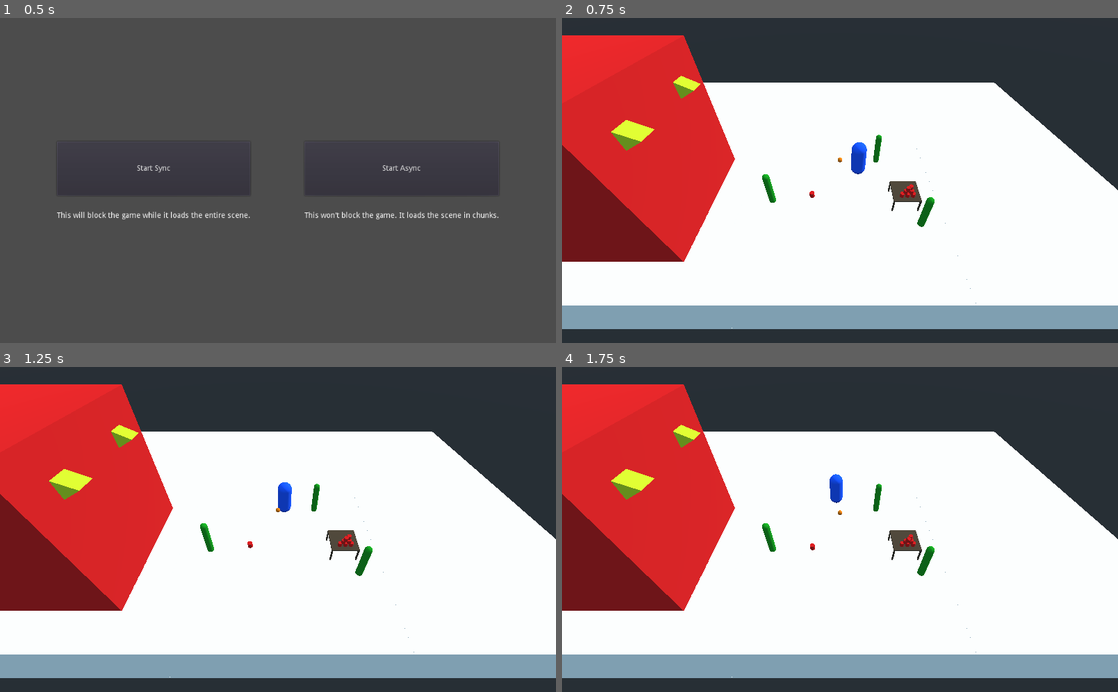
Above: before the commit, frames 1-4 (two rows, left to right).
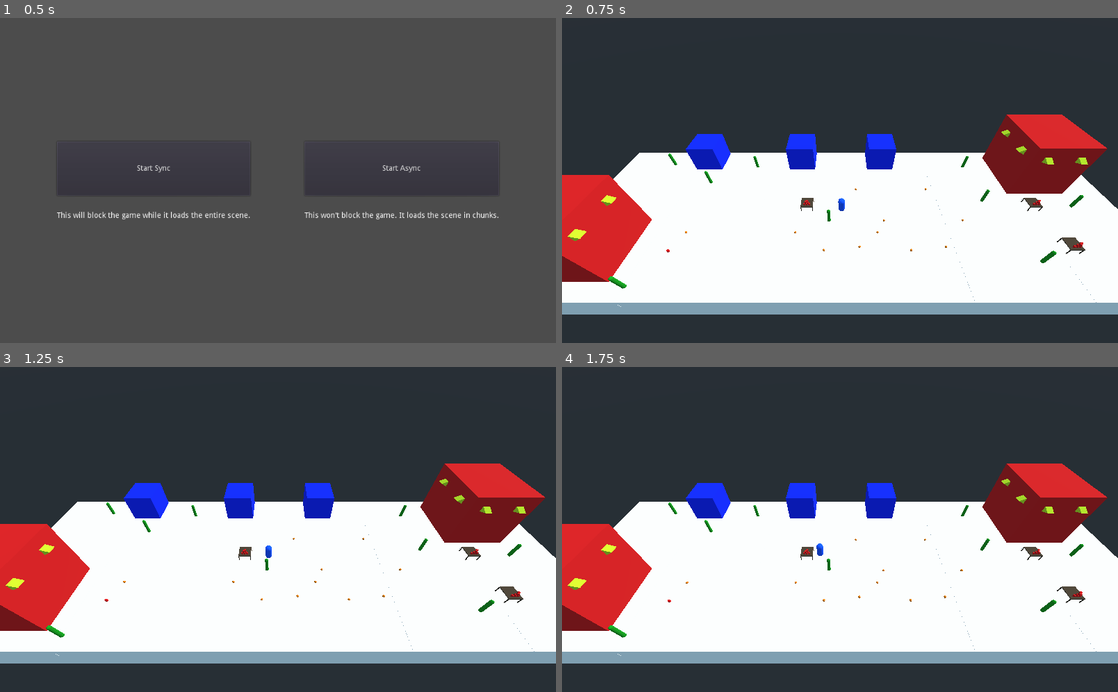
Above: after the commit, the same moments.

Repository: ImmersiveRPG/GodotAsyncLoader
Game: Godot game, scene res://src/Start/Start.tscn
Same seed, same stepped clock (60 frames per second), same inputs: the game is played once before the commit and once after it.
Inputs:
- Up to frame 1 (0.5 s): no input
- Up to frame 2 (0.75 s): click "Start Sync" at 0.5 s
- Up to frame 3 (1.25 s): no input
- Up to frame 4 (1.75 s): no input

Frame 1 is identical in both runs. In frame 2, 41% of the frame differs, in the area x 0-100%, y 5-96%; in frame 3, 41%; in frame 4, 41%.

Commit message:
Added more things to example scene

Diff:
--- /dev/null
+++ b/project/src/Buildings/House/House.tscn
@@ -0,0 +1,23 @@
+[gd_scene load_steps=4 format=2]
+
+[ext_resource path="res://src/Buildings/House/material.tres" type="Material" id=1]
+
+[sub_resource type="BoxShape" id=1]
+extents = Vector3( 50, 50, 50 )
+
+[sub_resource type="CubeMesh" id=3]
+material = ExtResource( 1 )
+size = Vector3( 100, 100, 100 )
+
+[node name="House" type="StaticBody" groups=[
+"building",
+]]
+
+[node name="CollisionShape" type="CollisionShape" parent="."]
+transform = Transform( 1, 0, 0, 0, 1, 0, 0, 0, 1, 0, 50, 0 )
+shape = SubResource( 1 )
+
+[node name="MeshInstance" type="MeshInstance" parent="."]
+transform = Transform( 1, 0, 0, 0, 1, 0, 0, 0, 1, 0, 50, 0 )
+mesh = SubResource( 3 )
+material/0 = null
--- /dev/null
+++ b/project/src/Buildings/House/material.tres
@@ -0,0 +1,4 @@
+[gd_resource type="SpatialMaterial" format=2]
+
+[resource]
+albedo_color = Color( 0, 0.133333, 1, 1 )
--- a/project/src/World/World.tscn
+++ b/project/src/World/World.tscn
@@ -7,6 +7,7 @@
 [ext_resource path="res://src/Furniture/Table/Table.tscn" type="PackedScene" id=5]
 [ext_resource path="res://src/Buildings/Barn/Barn.tscn" type="PackedScene" id=6]
 [ext_resource path="res://src/NPC/NPC.tscn" type="PackedScene" id=7]
+[ext_resource path="res://src/Buildings/House/House.tscn" type="PackedScene" id=8]
 
 [sub_resource type="SpatialMaterial" id=1]
 albedo_color = Color( 0.803922, 0.894118, 0.117647, 1 )
@@ -18,7 +19,7 @@
 [node name="World" type="Spatial"]
 
 [node name="Camera" type="Camera" parent="."]
-transform = Transform( 1, 0, 0, 0, 0.707107, 0.707107, 0, -0.707107, 0.707107, 0, 277, 233 )
+transform = Transform( 1, 0, 0, 0, 0.707107, 0.707107, 0, -0.707107, 0.707107, 414, 622, 343 )
 far = 2000.0
 
 [node name="Terrain" type="Spatial" parent="."]
@@ -40,18 +41,68 @@
 [node name="Terrain6" parent="Terrain" instance=ExtResource( 1 )]
 transform = Transform( 1, 0, 0, 0, 1, 0, 0, 0, 1, 300, -50, -300 )
 
+[node name="Terrain2" type="Spatial" parent="."]
+transform = Transform( 1, 0, 0, 0, 1, 0, 0, 0, 1, 900, 0, 0 )
+
+[node name="Terrain" parent="Terrain2" instance=ExtResource( 1 )]
+
+[node name="Terrain2" parent="Terrain2" instance=ExtResource( 1 )]
+transform = Transform( 1, 0, 0, 0, 1, 0, 0, 0, 1, 300, -50, 0 )
+
+[node name="Terrain3" parent="Terrain2" instance=ExtResource( 1 )]
+transform = Transform( 1, 0, 0, 0, 1, 0, 0, 0, 1, -300, -50, 0 )
+
+[node name="Terrain4" parent="Terrain2" instance=ExtResource( 1 )]
+transform = Transform( 1, 0, 0, 0, 1, 0, 0, 0, 1, -300, -50, -300 )
+
+[node name="Terrain5" parent="Terrain2" instance=ExtResource( 1 )]
+transform = Transform( 1, 0, 0, 0, 1, 0, 0, 0, 1, 0, -50, -300 )
+
+[node name="Terrain6" parent="Terrain2" instance=ExtResource( 1 )]
+transform = Transform( 1, 0, 0, 0, 1, 0, 0, 0, 1, 300, -50, -300 )
+
 [node name="Items" type="Spatial" parent="."]
 
 [node name="Orange" parent="Items" instance=ExtResource( 2 )]
 transform = Transform( 1, 0, 0, 0, 1, 0, 0, 0, 1, 0, 82, 0 )
 
+[node name="Orange2" parent="Items" instance=ExtResource( 2 )]
+transform = Transform( 1, 0, 0, 0, 1, 0, 0, 0, 1, 294, 82, 0 )
+
+[node name="Orange3" parent="Items" instance=ExtResource( 2 )]
+transform = Transform( 1, 0, 0, 0, 1, 0, 0, 0, 1, 373, 82, 52 )
+
+[node name="Orange4" parent="Items" instance=ExtResource( 2 )]
+transform = Transform( 1, 0, 0, 0, 1, 0, 0, 0, 1, 464, 82, 42.4737 )
+
+[node name="Orange5" parent="Items" instance=ExtResource( 2 )]
+transform = Transform( 1, 0, 0, 0, 1, 0, 0, 0, 1, 464, 82, -157.526 )
+
+[node name="Orange6" parent="Items" instance=ExtResource( 2 )]
+transform = Transform( 1, 0, 0, 0, 1, 0, 0, 0, 1, 537, 82, -39.5263 )
+
+[node name="Orange7" parent="Items" instance=ExtResource( 2 )]
+transform = Transform( 1, 0, 0, 0, 1, 0, 0, 0, 1, 515, 82, 0 )
+
+[node name="Orange8" parent="Items" instance=ExtResource( 2 )]
+transform = Transform( 1, 0, 0, 0, 1, 0, 0, 0, 1, 594, 82, 52 )
+
+[node name="Orange9" parent="Items" instance=ExtResource( 2 )]
+transform = Transform( 1, 0, 0, 0, 1, 0, 0, 0, 1, 685, 82, 42.4737 )
+
+[node name="Orange10" parent="Items" instance=ExtResource( 2 )]
+transform = Transform( 1, 0, 0, 0, 1, 0, 0, 0, 1, 685, 82, -157.526 )
+
+[node name="Orange11" parent="Items" instance=ExtResource( 2 )]
+transform = Transform( 1, 0, 0, 0, 1, 0, 0, 0, 1, 758, 82, -39.5263 )
+
 [node name="SodaCan" parent="Items" instance=ExtResource( 3 )]
 transform = Transform( 1, 0, 0, 0, 1, 0, 0, 0, 1, -34, 65, 45 )
 
 [node name="Furniture" type="Spatial" parent="."]
 
 [node name="Table" parent="Furniture" instance=ExtResource( 5 )]
-transform = Transform( 1, 0, 0, 0, 1, 0, 0, 0, 1, 97, 0, 0 )
+transform = Transform( 1, 0, 0, 0, 1, 0, 0, 0, 1, 1084, 0, 0 )
 
 [node name="SodaCan2" parent="Furniture/Table" instance=ExtResource( 3 )]
 transform = Transform( 1, 0, 0, 0, 1, 0, 0, 0, 1, 8.624, 26, 11 )
@@ -74,16 +125,82 @@
 [node name="SodaCan8" parent="Furniture/Table" instance=ExtResource( 3 )]
 transform = Transform( 1, 0, 0, 0, 1, 0, 0, 0, 1, 0.623802, 40, 11 )
 
+[node name="Table2" parent="Furniture" instance=ExtResource( 5 )]
+transform = Transform( 1, 0, 0, 0, 1, 0, 0, 0, 1, 304, 0, -154 )
+
+[node name="SodaCan2" parent="Furniture/Table2" instance=ExtResource( 3 )]
+transform = Transform( 1, 0, 0, 0, 1, 0, 0, 0, 1, 8.624, 26, 11 )
+
+[node name="SodaCan3" parent="Furniture/Table2" instance=ExtResource( 3 )]
+transform = Transform( 1, 0, 0, 0, 1, 0, 0, 0, 1, 0.623802, 26, 11 )
+
+[node name="SodaCan4" parent="Furniture/Table2" instance=ExtResource( 3 )]
+transform = Transform( 1, 0, 0, 0, 1, 0, 0, 0, 1, -7.3762, 26, 11 )
+
+[node name="SodaCan5" parent="Furniture/Table2" instance=ExtResource( 3 )]
+transform = Transform( 1, 0, 0, 0, 1, 0, 0, 0, 1, 4.624, 33, 11 )
+
+[node name="SodaCan6" parent="Furniture/Table2" instance=ExtResource( 3 )]
+transform = Transform( 1, 0, 0, 0, 1, 0, 0, 0, 1, -3.3762, 33, 11 )
+
+[node name="SodaCan7" parent="Furniture/Table2" instance=ExtResource( 3 )]
+transform = Transform( 1, 0, 0, 0, 1, 0, 0, 0, 1, 0.623802, 40, 11 )
+
+[node name="SodaCan8" parent="Furniture/Table2" instance=ExtResource( 3 )]
+transform = Transform( 1, 0, 0, 0, 1, 0, 0, 0, 1, 0.623802, 40, 11 )
+
+[node name="Table3" parent="Furniture" instance=ExtResource( 5 )]
+transform = Transform( 1, 0, 0, 0, 1, 0, 0, 0, 1, 1060, 0, -154 )
+
+[node name="SodaCan2" parent="Furniture/Table3" instance=ExtResource( 3 )]
+transform = Transform( 1, 0, 0, 0, 1, 0, 0, 0, 1, 8.624, 26, 11 )
+
+[node name="SodaCan3" parent="Furniture/Table3" instance=ExtResource( 3 )]
+transform = Transform( 1, 0, 0, 0, 1, 0, 0, 0, 1, 0.623802, 26, 11 )
+
+[node name="SodaCan4" parent="Furniture/Table3" instance=ExtResource( 3 )]
+transform = Transform( 1, 0, 0, 0, 1, 0, 0, 0, 1, -7.3762, 26, 11 )
+
+[node name="SodaCan5" parent="Furniture/Table3" instance=ExtResource( 3 )]
+transform = Transform( 1, 0, 0, 0, 1, 0, 0, 0, 1, 4.624, 33, 11 )
+
+[node name="SodaCan6" parent="Furniture/Table3" instance=ExtResource( 3 )]
+transform = Transform( 1, 0, 0, 0, 1, 0, 0, 0, 1, -3.3762, 33, 11 )
+
+[node name="SodaCan7" parent="Furniture/Table3" instance=ExtResource( 3 )]
+transform = Transform( 1, 0, 0, 0, 1, 0, 0, 0, 1, 0.623802, 40, 11 )
+
+[node name="SodaCan8" parent="Furniture/Table3" instance=ExtResource( 3 )]
+transform = Transform( 1, 0, 0, 0, 1, 0, 0, 0, 1, 0.623802, 40, 11 )
+
 [node name="Plants" type="Spatial" parent="."]
 
 [node name="Cactus" parent="Plants" instance=ExtResource( 4 )]
-transform = Transform( 1, 0, 0, 0, 1, 0, 0, 0, 1, 115, 0, 43 )
+transform = Transform( 1, 0, 0, 0, 1, 0, 0, 0, 1, 982, 0, 43 )
 
 [node name="Cactus2" parent="Plants" instance=ExtResource( 4 )]
-transform = Transform( 1, 0, 0, 0, 1, 0, 0, 0, 1, 66, 0, -96 )
+transform = Transform( 1, 0, 0, 0, 1, 0, 0, 0, 1, 379, 0, -96 )
 
 [node name="Cactus3" parent="Plants" instance=ExtResource( 4 )]
-transform = Transform( 1, 0, 0, 0, 1, 0, 0, 0, 1, -104, 0, 0 )
+transform = Transform( 1, 0, 0, 0, 1, 0, 0, 0, 1, -147, 0, 111 )
+
+[node name="Cactus4" parent="Plants" instance=ExtResource( 4 )]
+transform = Transform( 1, 0, 0, 0, 1, 0, 0, 0, 1, -253, 0, -371 )
+
+[node name="Cactus5" parent="Plants" instance=ExtResource( 4 )]
+transform = Transform( 1, 0, 0, 0, 1, 0, 0, 0, 1, -70, 0, -270 )
+
+[node name="Cactus6" parent="Plants" instance=ExtResource( 4 )]
+transform = Transform( 1, 0, 0, 0, 1, 0, 0, 0, 1, 84, 0, -357 )
+
+[node name="Cactus7" parent="Plants" instance=ExtResource( 4 )]
+transform = Transform( 1, 0, 0, 0, 1, 0, 0, 0, 1, 907, 0, -357 )
+
+[node name="Cactus8" parent="Plants" instance=ExtResource( 4 )]
+transform = Transform( 1, 0, 0, 0, 1, 0, 0, 0, 1, 907, 0, -179 )
+
+[node name="Cactus9" parent="Plants" instance=ExtResource( 4 )]
+transform = Transform( 1, 0, 0, 0, 1, 0, 0, 0, 1, 1200.67, 0, -154.928 )
 
 [node name="Buildings" type="Spatial" parent="."]
 
@@ -118,8 +235,48 @@
 mesh = SubResource( 2 )
 material/0 = null
 
+[node name="Barn2" parent="Buildings" instance=ExtResource( 6 )]
+transform = Transform( -4.37114e-08, 0, -1, 0, 1, 0, 1, 0, -4.37114e-08, 1111, 100, -313 )
+
+[node name="MeshInstance2" type="MeshInstance" parent="Buildings/Barn2" groups=[
+"etc",
+]]
+transform = Transform( -4.37114e-08, 1, 0, -1, -4.37114e-08, 0, 0, 0, 1, 111, 57, 55 )
+mesh = SubResource( 2 )
+material/0 = null
+
+[node name="MeshInstance3" type="MeshInstance" parent="Buildings/Barn2" groups=[
+"etc",
+]]
+transform = Transform( -4.37114e-08, 1, 0, -1, -4.37114e-08, 0, 0, 0, 1, 111, 57, -48 )
+mesh = SubResource( 2 )
+material/0 = null
+
+[node name="MeshInstance4" type="MeshInstance" parent="Buildings/Barn2" groups=[
+"etc",
+]]
+transform = Transform( 1.91069e-15, -4.37114e-08, -1, -1, -4.37114e-08, 0, -4.37114e-08, 1, -4.37114e-08, 52, 57, 110 )
+mesh = SubResource( 2 )
+material/0 = null
+
+[node name="MeshInstance5" type="MeshInstance" parent="Buildings/Barn2" groups=[
+"etc",
+]]
+transform = Transform( 1.91069e-15, -4.37114e-08, -1, -1, -4.37114e-08, 0, -4.37114e-08, 1, -4.37114e-08, -46, 57, 110 )
+mesh = SubResource( 2 )
+material/0 = null
+
+[node name="House" parent="Buildings" instance=ExtResource( 8 )]
+transform = Transform( 1, 0, 0, 0, 1, 0, 0, 0, 1, -103, 0, -390 )
+
+[node name="House2" parent="Buildings" instance=ExtResource( 8 )]
+transform = Transform( 1, 0, 0, 0, 1, 0, 0, 0, 1, 265, 0, -390 )
+
+[node name="House3" parent="Buildings" instance=ExtResource( 8 )]
+transform = Transform( 1, 0, 0, 0, 1, 0, 0, 0, 1, 571, 0, -390 )
+
 [node name="NPC" parent="." instance=ExtResource( 7 )]
-transform = Transform( 1, 0, 0, 0, 1, 0, 0, 0, 1, 31, 52, 0 )
+transform = Transform( 1, 0, 0, 0, 1, 0, 0, 0, 1, 431, 52, -96 )
 
 [node name="DirectionalLight" type="DirectionalLight" parent="."]
 transform = Transform( -0.238106, -0.652098, 0.719773, -0.254325, 0.757091, 0.601775, -0.93735, -0.0397702, -0.346113, 375, 508, -383 )
Not shown: 1 places in project/src/World/World.tscn that only renumber resources
